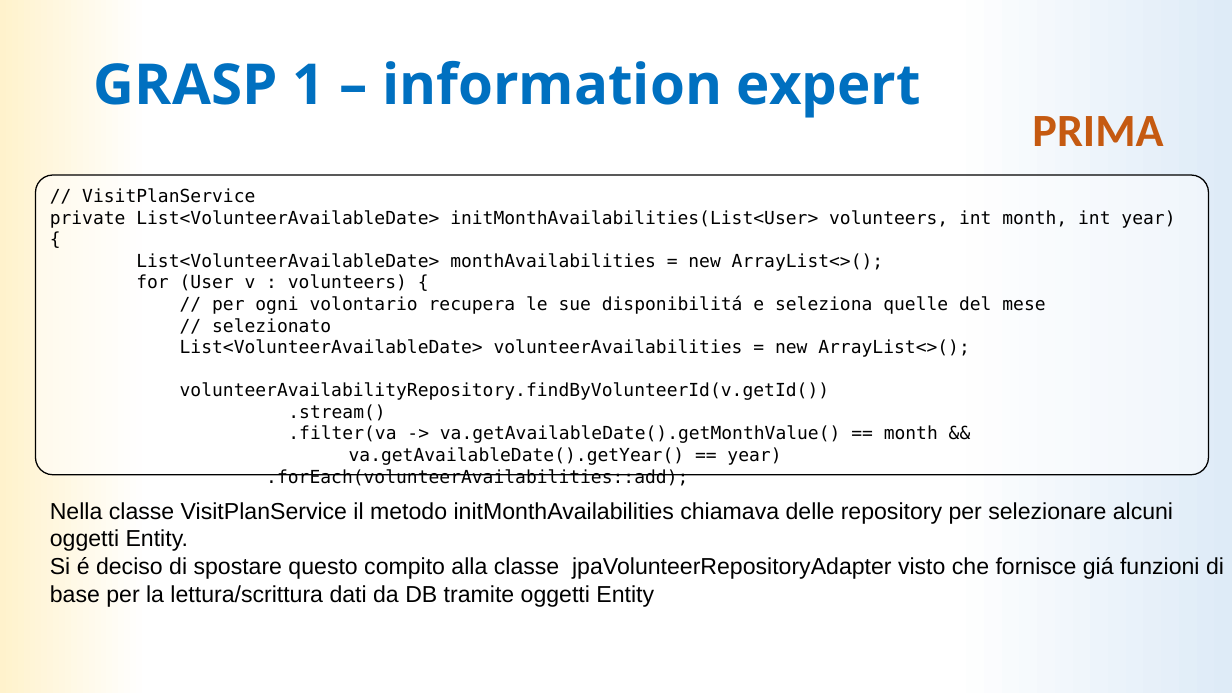
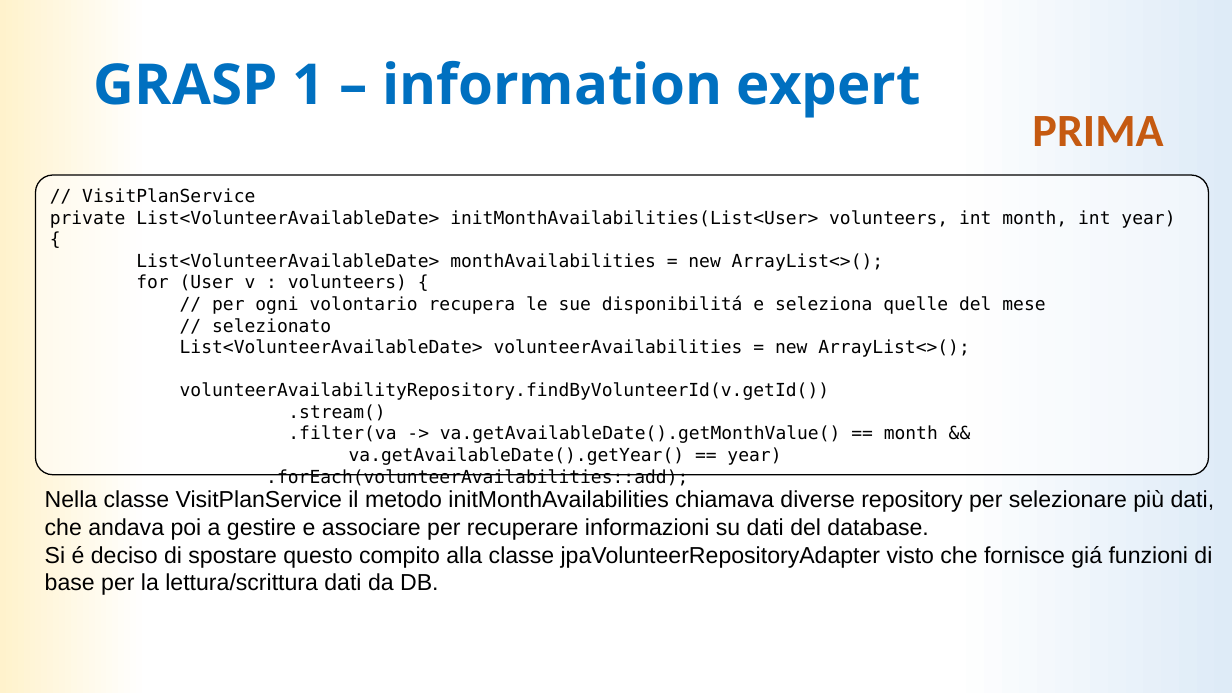
Before and after one commit to LDolzanelli/progettoIngegneria, a slide deck: slide 6 of doc/Presentazione/Presentazione_ingsw_parteB.pptx. Drawn at 1232x693 pixels with LibreOffice and Linux fonts; fonts in the diff are those of the drawing. Boxes give left, top, right and bottom in pixels: in the first picture for what was removed or moved away, otherwise in the second. Text is boxed around its words. In the diff, an @@ line names an element or a change of style, - is before the commit and + after.

Commit message:
powerpoint

```diff
--- a/doc/Presentazione/Presentazione_ingsw_parteB.pptx
+++ b/doc/Presentazione/Presentazione_ingsw_parteB.pptx
@@ text at (x1=45, y1=490, x2=1215, y2=595): text changed @@
-Nella classe VisitPlanService il metodo initMonthAvailabilities chiamava delle repository per selezionare alcuni oggetti Entity.
-Si é deciso di spostare questo compito alla classe jpaVolunteerRepositoryAdapter visto che fornisce giá funzioni di base per la lettura/scrittura dati da DB tramite oggetti Entity
+Nella classe VisitPlanService il metodo initMonthAvailabilities chiamava diverse repository per selezionare più dati, che andava poi a gestire e associare per recuperare informazioni su dati del database.
+Si é deciso di spostare questo compito alla classe jpaVolunteerRepositoryAdapter visto che fornisce giá funzioni di base per la lettura/scrittura dati da DB.
```
Also in this commit, not shown: 8 other slides changed, 4 slides added, 1 slide removed.
